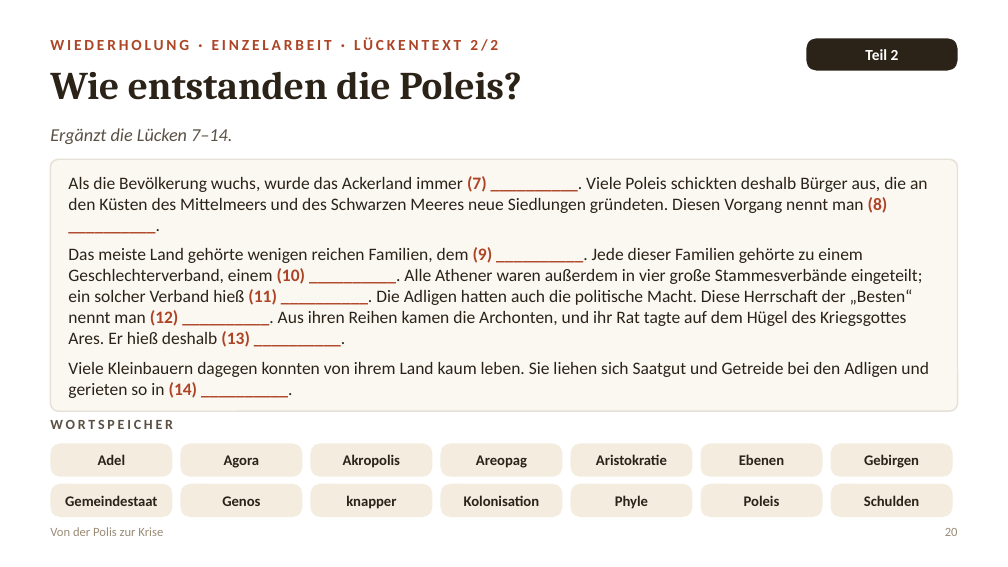
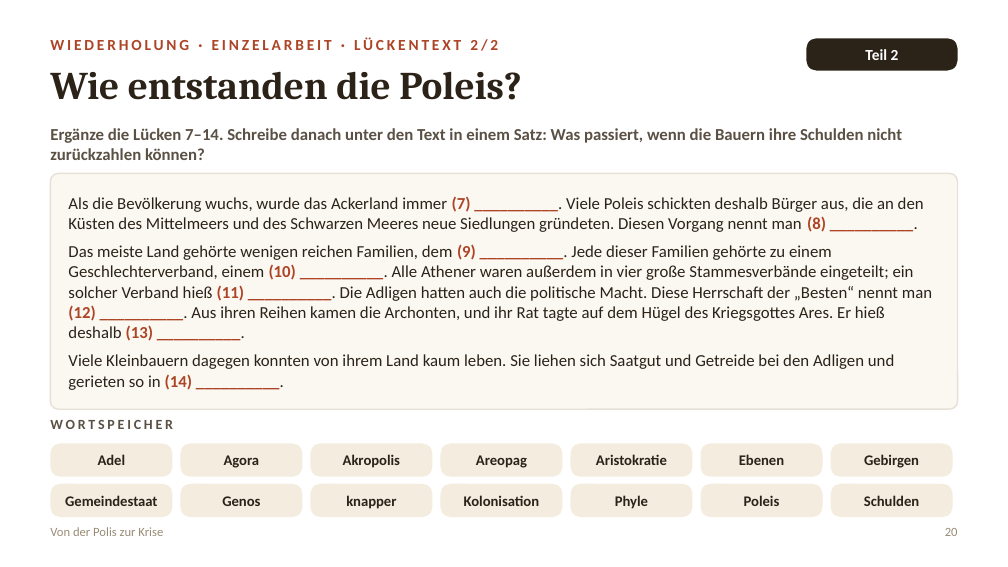
Before and after one commit to golzkonstantin-gif/Schule, a slide deck: slide 20 of Geschichte_11/Doppelstunde_Solon/Folien_Doppelstunde_Drakon_Solon.pptx. Drawn at 1008x567 pixels with LibreOffice and Linux fonts; fonts in the diff are those of the drawing. Boxes give left, top, right and bottom in pixels: in the first picture for what was removed or moved away, otherwise in the second. Text is boxed around its words. In the diff, an @@ line names an element or a change of style, - is before the commit and + after.

```diff
--- a/Geschichte_11/Doppelstunde_Solon/Folien_Doppelstunde_Drakon_Solon.pptx
+++ b/Geschichte_11/Doppelstunde_Solon/Folien_Doppelstunde_Drakon_Solon.pptx
@@ text at (50,128,902,160): text changed; size 13 to 12 pt; bold on; italic off @@
-Ergänzt die Lücken 7–14.
+Ergänze die Lücken 7–14. Schreibe danach unter den Text in einem Satz: Was passiert, wenn die Bauern ihre Schulden nicht zurückzahlen können?
@@ text "Ergänze die Lücken 7–14. Schreibe ..." at (50,128,902,160): vertical alignment top to middle @@
@@ rounded rectangle: place and size @@
-rounded rectangle at (50,159,958,411)
+rounded rectangle at (50,173,958,409)
@@ rounded rectangle at (50,173,958,409): proportions changed @@
@@ text "Als die Bevölkerung wuchs, wurde ...": place and size @@
-text "Als die Bevölkerung wuchs, wurde ..." at (68,176,929,398)
+text "Als die Bevölkerung wuchs, wurde ..." at (68,197,932,390)
@@ text "Als die Bevölkerung wuchs, wurde ..." at (68,197,932,390): size 12.5 to 12 pt @@
```
Also in this commit, not shown: 9 other slides changed.
